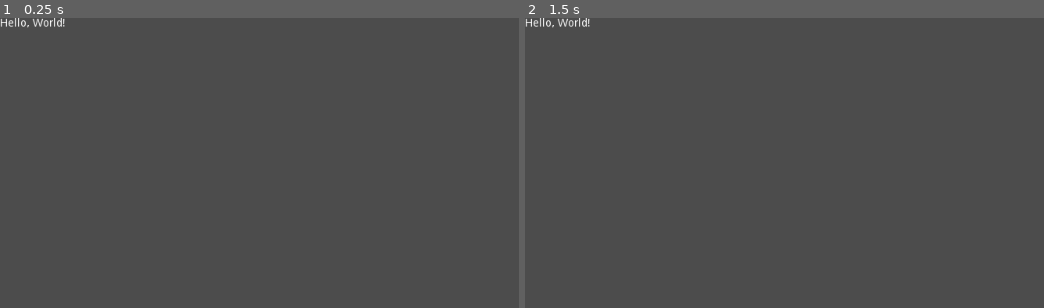
Above: before the commit, frames 1-2 (left to right).
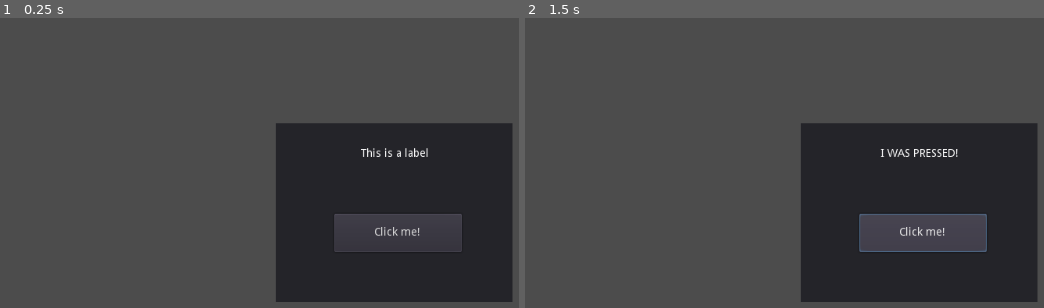
Above: after the commit, the same moments.

Repository: laamp/Game_001
Game: Godot game, scene res://scenes/main.tscn
The game is run twice, just before and just after one commit, with the same random seed, the same clock (stepped at 60 frames per second) and the same inputs.
Inputs (mouse positions are in pixels of both pictures, inside the frame that each line leads up to):
- Up to frame 1 (0.25 s): no input
- Up to frame 2 (1.5 s): click (924, 232) at 0.5 s, where only the run after the commit has a clickable "Click me!"; click (924, 232) at 1.25 s, where only the run after the commit has a clickable "Click me!"

The runs differ from the first frame. In frame 1, 25% of the frame differs, in the area x 0-99%, y 0-98%; in frame 2, 25%.

Commit message:
Add first script

Diff:
--- a/scenes/main.tscn
+++ b/scenes/main.tscn
@@ -1,11 +1,39 @@
-[gd_scene format=2]
+[gd_scene load_steps=2 format=2]
+
+[ext_resource path="res://scripts/panel.gd" type="Script" id=1]
 
 [node name="root_node" type="Node2D"]
 
-[node name="hello_world_label" type="Label" parent="."]
-margin_right = 40.0
-margin_bottom = 14.0
-text = "Hello, World!"
+[node name="panel" type="Panel" parent="."]
+margin_left = 353.197
+margin_top = 135.224
+margin_right = 656.197
+margin_bottom = 364.224
+script = ExtResource( 1 )
 __meta__ = {
 "_edit_use_anchors_": false
 }
+
+[node name="label" type="Label" parent="panel"]
+margin_left = 63.2813
+margin_top = 10.5626
+margin_right = 243.281
+margin_bottom = 66.5626
+text = "This is a label"
+align = 1
+valign = 1
+percent_visible = -0.0833333
+__meta__ = {
+"_edit_use_anchors_": false
+}
+
+[node name="button" type="Button" parent="panel"]
+margin_left = 75.2543
+margin_top = 115.715
+margin_right = 238.254
+margin_bottom = 164.715
+text = "Click me!"
+__meta__ = {
+"_edit_use_anchors_": false
+}
+[connection signal="pressed" from="panel/button" to="panel" method="_on_button_pressed"]
--- /dev/null
+++ b/scripts/panel.gd
@@ -0,0 +1,7 @@
+extends Panel
+
+func _ready():
+	get_node("button").connect("pressed", self, "_on_button_pressed")
+
+func _on_button_pressed():
+	get_node("label").text = 'I WAS PRESSED!'
